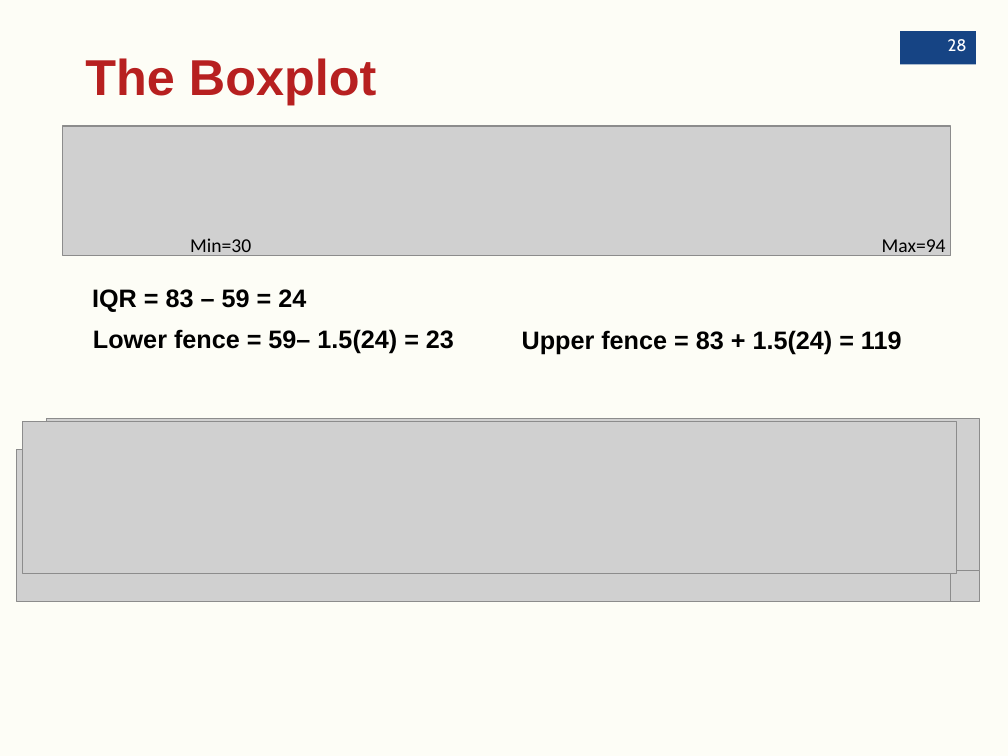
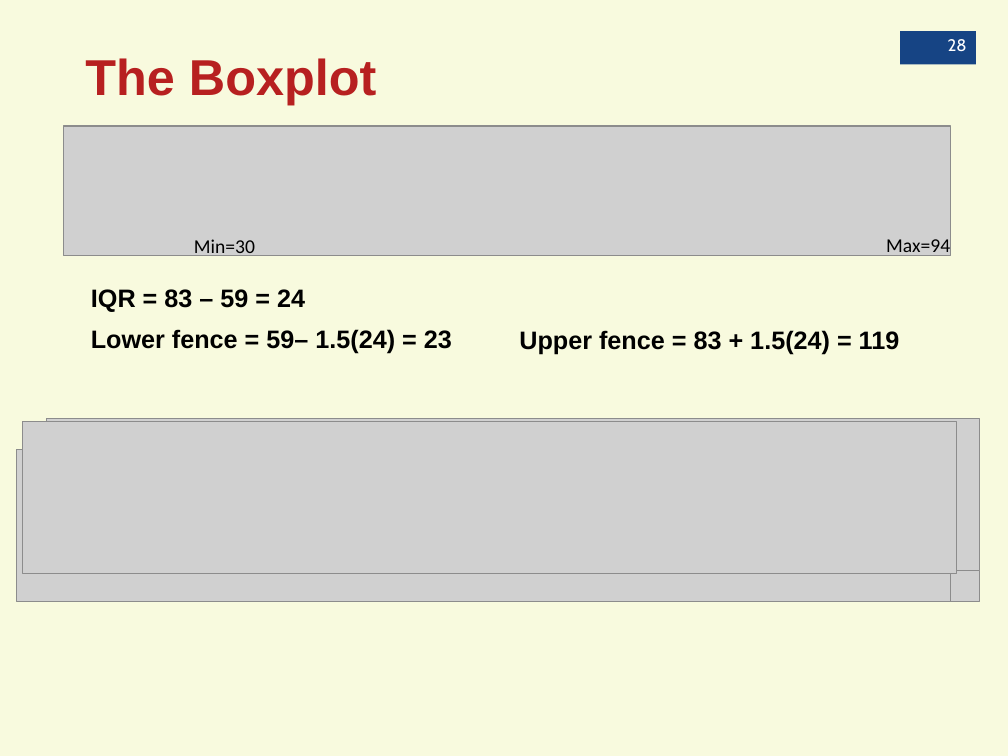
Before and after one commit to hmartineziii/MATH146, a slide deck: slide 28 of week3n4/Book Slides - Chapter 3.ppt. Drawn at 1008x756 pixels with LibreOffice and Linux fonts; fonts in the diff are those of the drawing; grey boxes stand for pictures. Boxes give left, top, right and bottom in pixels: in the first picture for what was removed or moved away, otherwise in the second. Text is boxed around its words. In the diff, an @@ line names an element or a change of style, - is before the commit and + after.

```diff
--- a/week3n4/Book Slides - Chapter 3.ppt
+++ b/week3n4/Book Slides - Chapter 3.ppt
@@ background #F8FADE at 25% opacity to #F8FADE @@
@@ text "Min=30": place and size @@
-text "Min=30" at [190, 238, 251, 258]
+text "Min=30" at [194, 239, 255, 258]
@@ text "Max=94": place and size @@
-text "Max=94" at [882, 239, 946, 257]
+text "Max=94" at [886, 239, 950, 257]
```
Also in this commit, not shown: 33 other slides changed, 7 other files.
